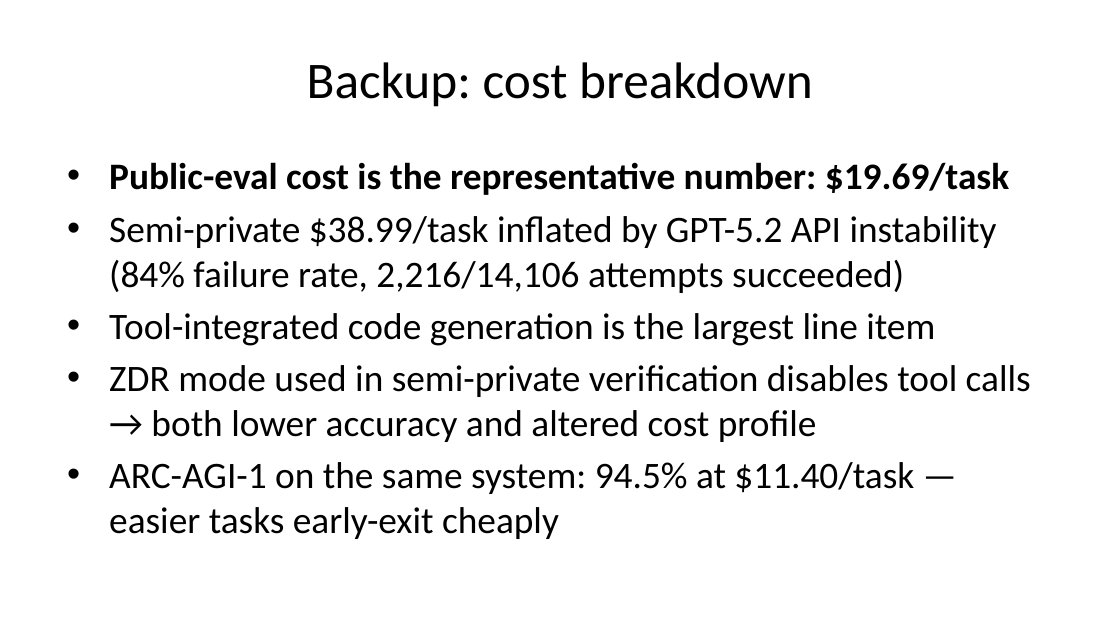
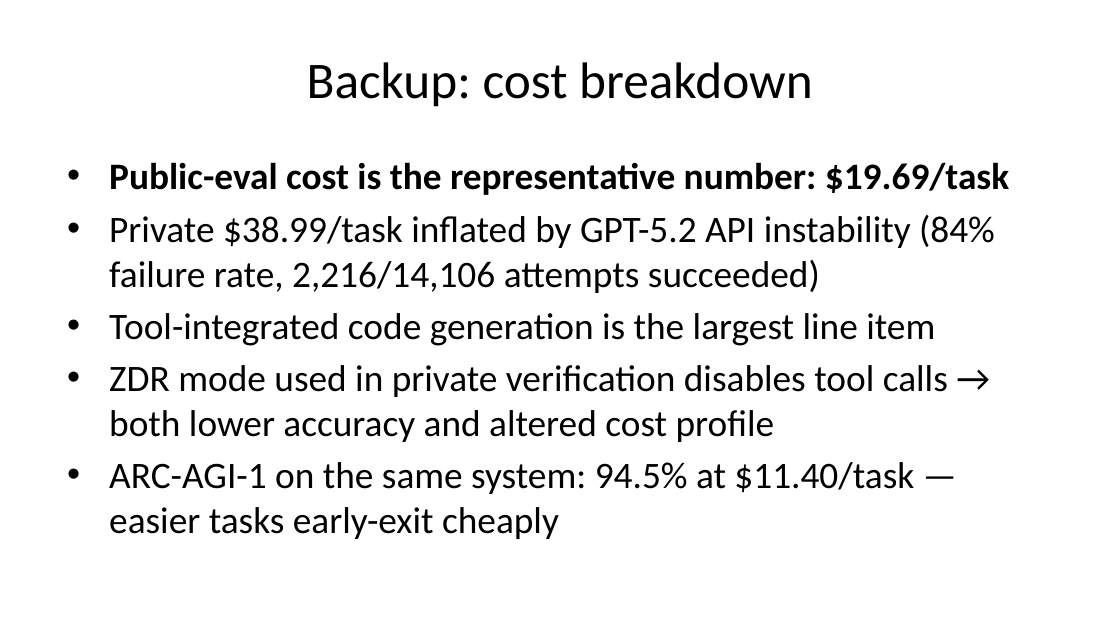
Before and after one commit to beetree/ARC-AGI, a slide deck: slide 18 of presentation/slides.pptx (slide 14 before the commit). Drawn at 1120x630 pixels with LibreOffice and Linux fonts; fonts in the diff are those of the drawing. Boxes give left, top, right and bottom in pixels: in the first picture for what was removed or moved away, otherwise in the second. Text is boxed around its words. In the diff, an @@ line names an element or a change of style, - is before the commit and + after.

```diff
--- a/presentation/slides.pptx
+++ b/presentation/slides.pptx
@@ text at (109,215,995,293): text changed @@
-• Semi-private $38.99/task inflated by GPT-5.2 API instability (84% failure rate, 2,216/14,106 attempts succeeded)
+• Private $38.99/task inflated by GPT-5.2 API instability (84% failure rate, 2,216/14,106 attempts succeeded)
@@ text at (109,365,948,442): text changed @@
-• ZDR mode used in semi-private verification disables tool calls → both lower accuracy and altered cost profile
+• ZDR mode used in private verification disables tool calls → both lower accuracy and altered cost profile
```
Also in this commit, not shown: 11 other slides changed, 4 slides added, 9 other files.
